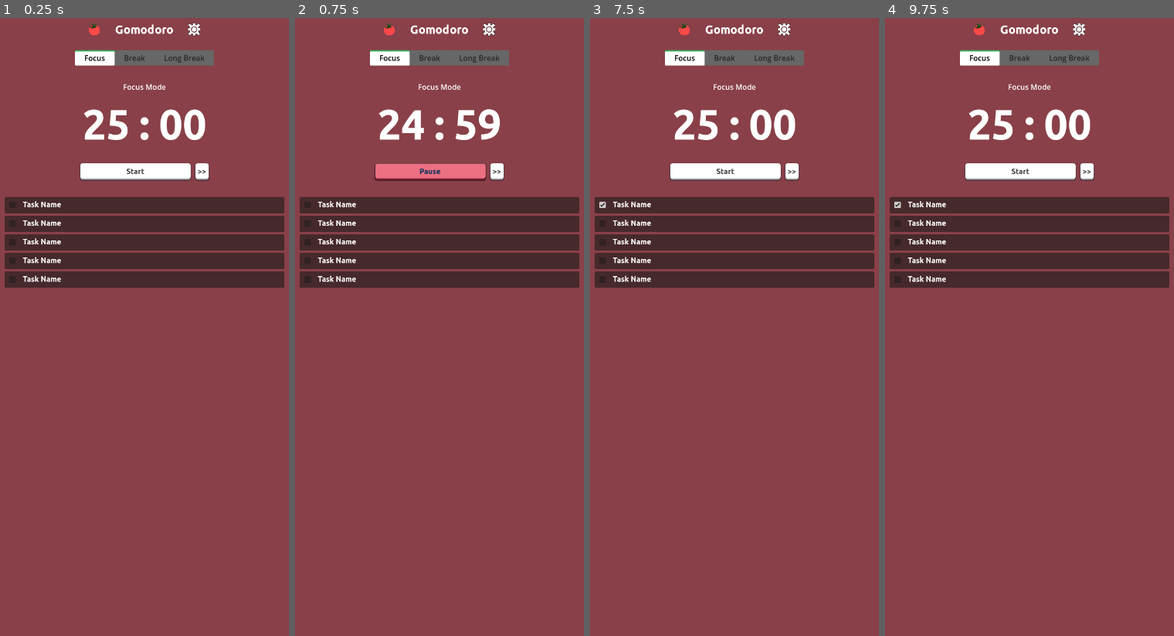
Above: before the commit, frames 1-4 (left to right).
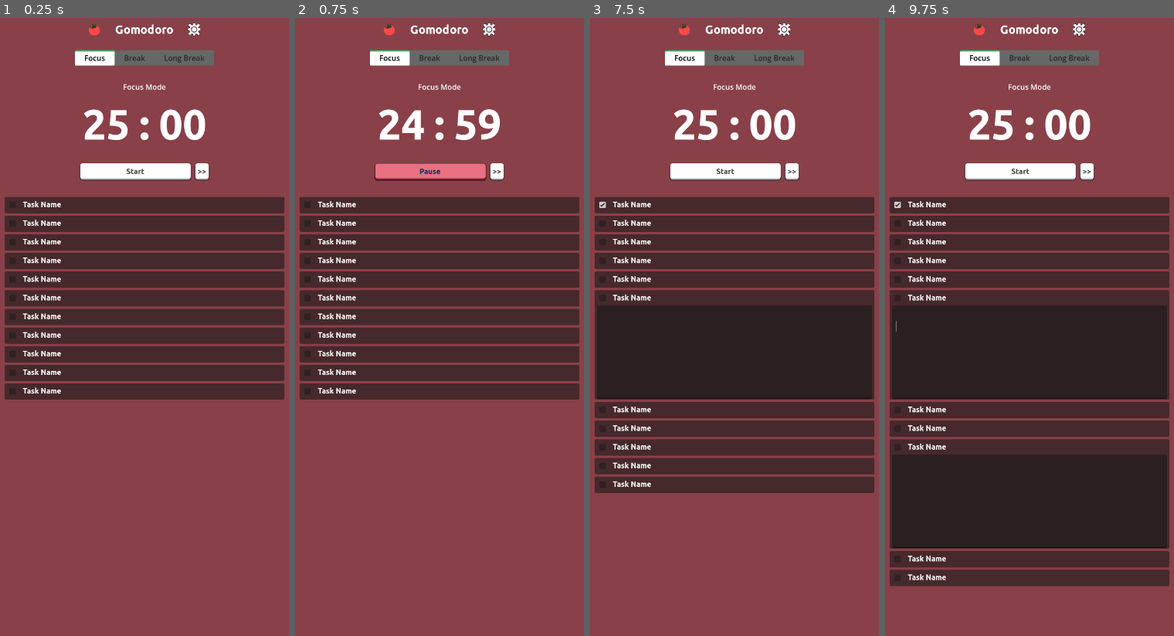
Above: after the commit, the same moments.

Repository: trubusoft/gomodoro
Game: Godot game, scene res://scenes/gomodoro.tscn
The game is run twice, just before and just after one commit, with the same random seed, the same clock (stepped at 60 frames per second) and the same inputs.
Inputs (mouse positions are in pixels of both pictures, inside the frame that each line leads up to):
- Up to frame 1 (0.25 s): no input
- Up to frame 2 (0.75 s): click "Start" at 0.5 s
- Up to frame 3 (7.5 s): click (601, 203) at 1.27 s; click ">>" at 2 s; click "Start" at 2.75 s; click (601, 203) at 3.52 s; click ">>" at 4.25 s; click (601, 203) at 5.02 s; click "Start" at 5.75 s; click ">>" at 6.5 s; tap Enter at 7.25 s; move the mouse to (798, 296) at 7.27 s; click (798, 296) at 7.42 s
- Up to frame 4 (9.75 s): tap Space at 8, 9.5 s; move the mouse to (971, 357) at 8.02 s; click (971, 357) at 8.17 s; tap Enter at 8.75 s; move the mouse to (1058, 191) at 8.77 s; click (1058, 191) at 8.92 s; move the mouse to (1015, 450) at 9.52 s; click (1015, 450) at 9.67 s

The runs differ from the first frame. In frame 1, 15% of the frame differs, in the area x 1-99%, y 44-62%; in frame 2, 15%; in frame 3, 30%; in frame 4, 45%, in the area x 1-99%, y 44-92%.

Commit message:
Update task_list.tscn to add more task instances

Diff:
--- a/scenes/task_list.tscn
+++ b/scenes/task_list.tscn
@@ -19,7 +19,7 @@
 layout_mode = 2
 theme_override_constants/separation = 40
 
-[node name="Task" parent="CommonMarginContainer/VBoxContainer" instance=ExtResource("1_uhejc")]
+[node name="Task1" parent="CommonMarginContainer/VBoxContainer" instance=ExtResource("1_uhejc")]
 layout_mode = 2
 
 [node name="Task2" parent="CommonMarginContainer/VBoxContainer" instance=ExtResource("1_uhejc")]
@@ -33,3 +33,21 @@
 
 [node name="Task5" parent="CommonMarginContainer/VBoxContainer" instance=ExtResource("1_uhejc")]
 layout_mode = 2
+
+[node name="Task6" parent="CommonMarginContainer/VBoxContainer" instance=ExtResource("1_uhejc")]
+layout_mode = 2
+
+[node name="Task7" parent="CommonMarginContainer/VBoxContainer" instance=ExtResource("1_uhejc")]
+layout_mode = 2
+
+[node name="Task8" parent="CommonMarginContainer/VBoxContainer" instance=ExtResource("1_uhejc")]
+layout_mode = 2
+
+[node name="Task9" parent="CommonMarginContainer/VBoxContainer" instance=ExtResource("1_uhejc")]
+layout_mode = 2
+
+[node name="Task10" parent="CommonMarginContainer/VBoxContainer" instance=ExtResource("1_uhejc")]
+layout_mode = 2
+
+[node name="Task11" parent="CommonMarginContainer/VBoxContainer" instance=ExtResource("1_uhejc")]
+layout_mode = 2
